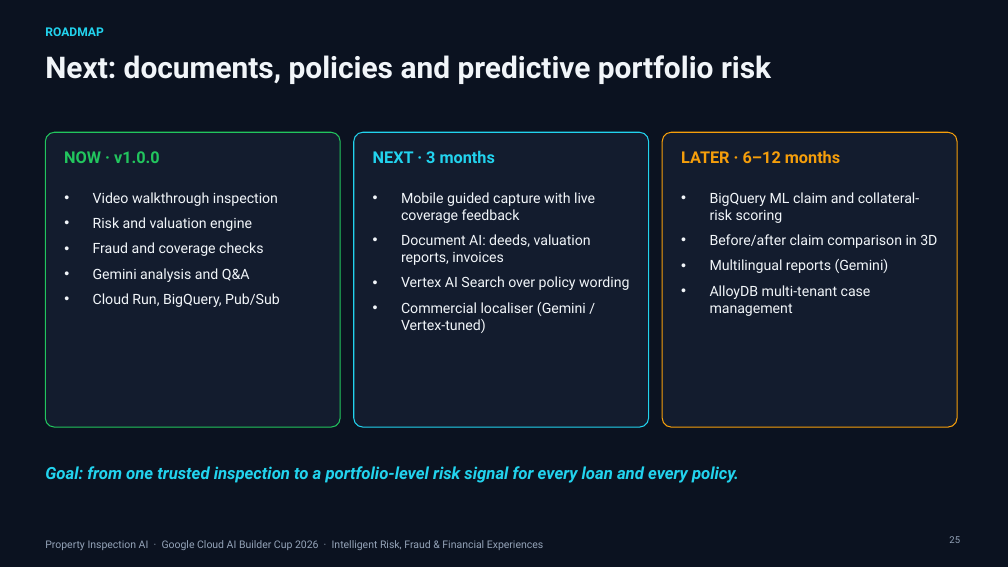
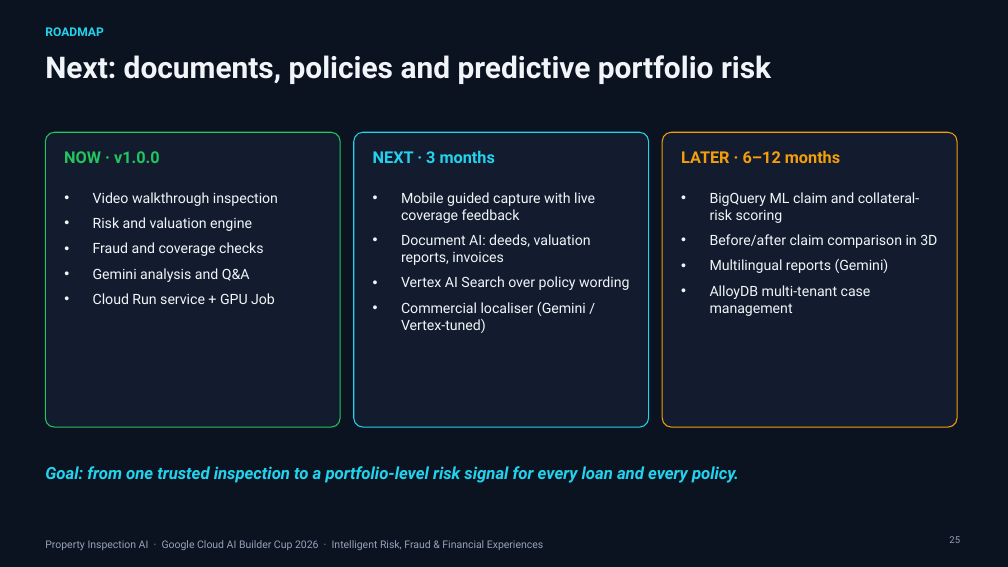
Before and after one commit to XCore-Lab/property-inspection-ai, a slide deck: slide 25 of docs/pitch-deck/Property_Inspection_AI_Pitch.pptx. Drawn at 1008x567 pixels with LibreOffice and Linux fonts; fonts in the diff are those of the drawing; background and template pictures are left out. Boxes give left, top, right and bottom in pixels: in the first picture for what was removed or moved away, otherwise in the second. Text is boxed around its words. In the diff, an @@ line names an element or a change of style, - is before the commit and + after.

```diff
--- a/docs/pitch-deck/Property_Inspection_AI_Pitch.pptx
+++ b/docs/pitch-deck/Property_Inspection_AI_Pitch.pptx
@@ text at [93,293,275,304]: text changed @@
-• Cloud Run, BigQuery, Pub/Sub
+• Cloud Run service + GPU Job
```
Also in this commit, not shown: 12 other slides changed, 3 other files.
